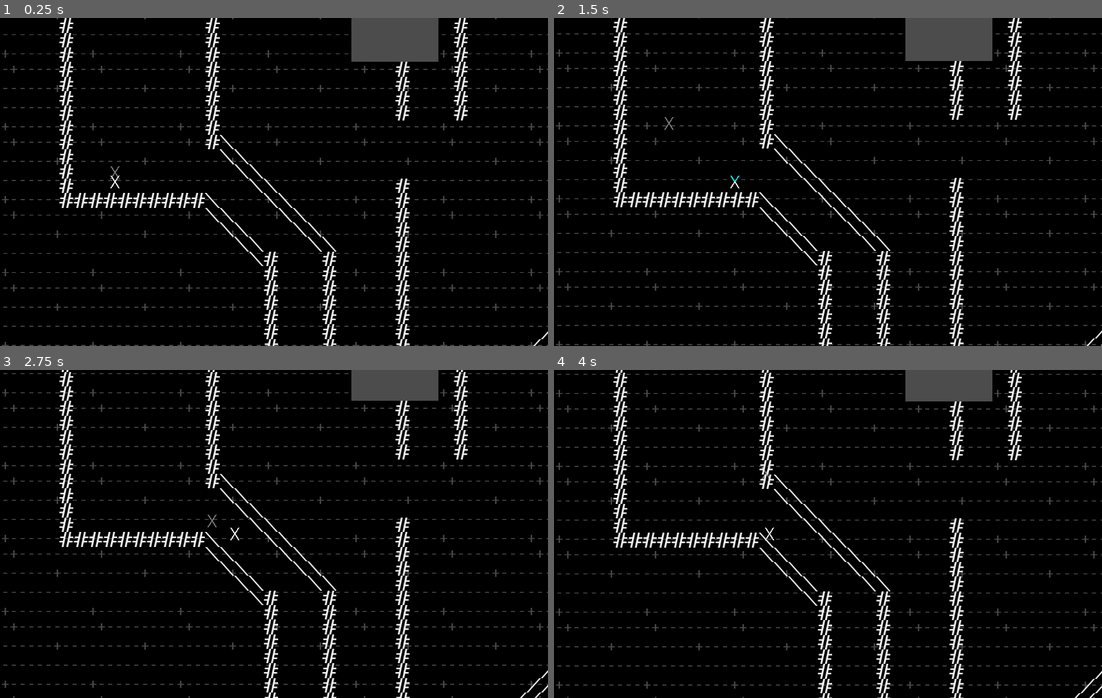
Above: before the commit, frames 1-4 (two rows, left to right).
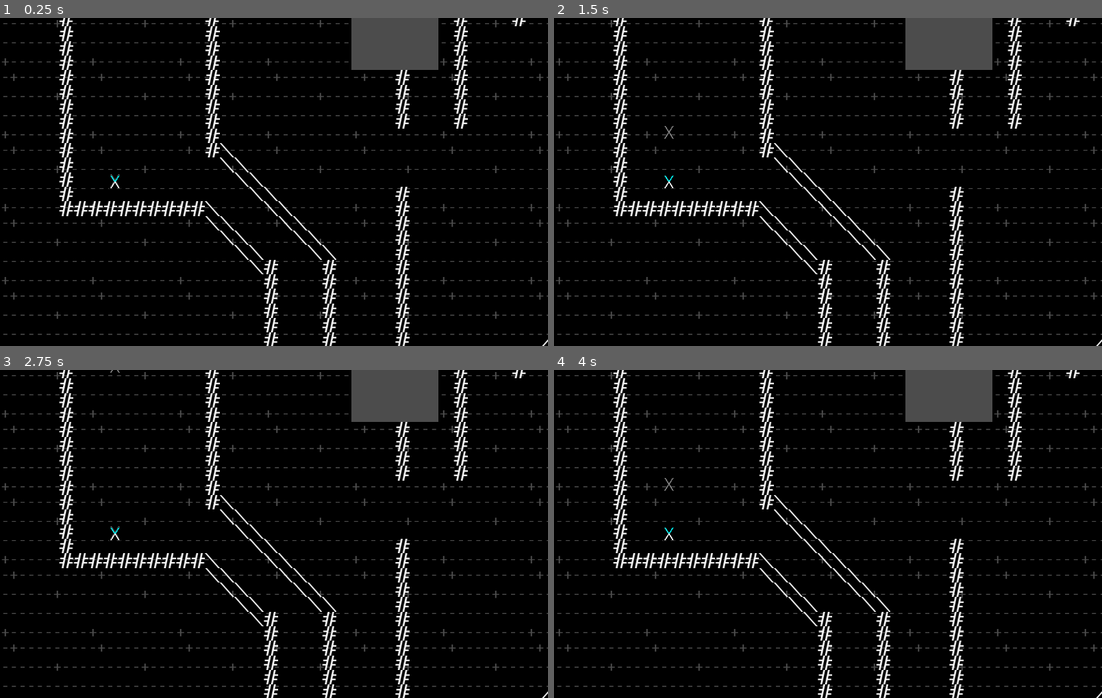
Above: after the commit, the same moments.

Repository: INeedAUniqueUsername/CaveX
Game: Godot game, scene res://stage.tscn
Two runs of this game, one before a commit and one after it. Both use one fixed random seed, a clock stepped at 60 frames per second and the inputs below.
Inputs:
- Up to frame 1 (0.25 s): no input
- Up to frame 2 (1.5 s): hold Right (ui_right) 0.53-1.28 s; hold Space (shoot) 0.53-1.28 s; hold Down (ui_down) from 1.28 s (still down); tap Space (shoot) at 1.35 s
- Up to frame 3 (2.75 s): tap Enter at 2 s; release Down (ui_down) at 2.03 s; hold Right (ui_right) from 2.03 s (still down); hold Space (shoot) from 2.03 s (still down)
- Up to frame 4 (4 s): release Right (ui_right) at 2.78 s; release Space (shoot) at 2.78 s; hold Up (ui_up) 2.78-3.53 s; tap Space (shoot) at 2.85 s; hold Left (ui_left) from 3.53 s (still down); hold Space (shoot) from 3.53 s (still down)

The runs differ from the first frame. In frame 1, 14% of the frame differs, in the area x 0-100%, y 0-100%; in frame 2, 14%; in frame 3, 14%; in frame 4, 14%.
Error before the commit: Invalid get index 'position' (on base: 'null instance'). (res://player.gd:122)
Error after the commit: Parse Error: The identifier "bullet" isn't declared in the current scope. (res://player.gd:165)

Commit message:
wave movement

Diff:
--- a/player.gd
+++ b/player.gd
@@ -46,7 +46,10 @@
 
 var MAX_SHOOT_POSE_TIME = 0.3
 
-var bullet = preload("res://bullet.tscn")
+var wave_up = load("res://wave_up.tscn")
+var wave_right = load("res://wave_right.tscn")
+var wave_down = load("res://wave_down.tscn")
+var wave_left = load("res://wave_left.tscn")
 
 var floor_h_velocity = 0.0
 onready var enemy = load("res://enemy.tscn")
@@ -57,10 +60,12 @@
 var boost_fuel_left = 0;
 var boost_fuel_max = 120;
 var boosting_time = 0;
+var boost_wave_interval = 6;
 
 var shoot_cooldown = 0;
 
 const MAX_SHOOT_COOLDOWN = 10;
+var tick = 0;
 
 # Use _input to toggle shooting mode
 # So that we don't need to query it every time
@@ -69,8 +74,47 @@
 		self.shooting = true
 	if event.is_action_released("shoot"):
 		self.shooting = false
-
+func boost_wave_time():
+	return tick%boost_wave_interval == 0
+
+func boost_wave_up():
+	if boost_wave_time():
+		var wave = wave_up.instance()
+		var pos = position + $wave_up_source.position
+		wave.position = pos
+		get_parent().call_deferred("add_child", wave)
+		wave.linear_velocity = Vector2(0, self.linear_velocity.y) + Vector2(0, 320)
+		add_collision_exception_with(wave)
+
+func boost_wave_down():
+	if boost_wave_time():
+		var wave = wave_down.instance()
+		var pos = position + $wave_down_source.position
+		wave.position = pos
+		get_parent().call_deferred("add_child", wave)
+		wave.linear_velocity = Vector2(0, self.linear_velocity.y) + Vector2(0, -320)
+		add_collision_exception_with(wave)
+
+func boost_wave_right():
+	if boost_wave_time():
+		var wave = wave_right.instance()
+		var pos = position + $wave_right_source.position
+		wave.position = pos
+		get_parent().call_deferred("add_child", wave)
+		wave.linear_velocity = Vector2(self.linear_velocity.x, 0) + Vector2(-320, 0)
+		add_collision_exception_with(wave)
+
+func boost_wave_left():
+	if boost_wave_time():
+		var wave = wave_left.instance()
+		var pos = position + $wave_left_source.position
+		wave.position = pos
+		get_parent().call_deferred("add_child", wave)
+		wave.linear_velocity = Vector2(self.linear_velocity.x, 0) + Vector2(320, 0)
+		add_collision_exception_with(wave)
+		return;
 func _integrate_forces(s):
+	tick += 1;
 	var lv = s.get_linear_velocity()
 	var step = s.get_step()
 
@@ -147,18 +191,32 @@
 		if(boosting_time == 0):
 			fuel_used = 3;
 
+		var boosted = false;
+
 		if boost_up:
 			#Positive is down
 			if lv.y/30 > -8:
 				#Decrement speed until we reach max ascent speed at 4 pixels
 				lv.y -= accel
-				boost_fuel_left -= fuel_used;
+				#boost_fuel_left -= fuel_used;
+				boosted = true;
+				boost_wave_up()
 		if boost_down:
 			if lv.y/30 < 4:
 				#Accelerate down
 				lv.y += accel
-				boost_fuel_left -= fuel_used;
+				#boost_fuel_left -= fuel_used
+				boosted = true;
+				boost_wave_down()
+			elif lv.y/30 > 4:
+				#Decrement speed until we reach max ascent speed at 4 pixels
+				lv.y -= accel
+				#boost_fuel_left -= fuel_used;
+				boosted = true;
 		boosting_time += 1;
+
+		#If we use both boosts simultaneously, then some fuel is free
+		if boosted: boost_fuel_left -= fuel_used
 	if boost_fuel_left < boost_fuel_max && !(boost_up || boost_down):
 		if on_floor:
 			boost_fuel_left += 3;
@@ -184,9 +242,13 @@
 		if disable_time == 0 && move_left and not move_right:
 			if lv.x > -WALK_MAX_VELOCITY:
 				lv.x -= WALK_ACCEL * step
+			boost_wave_left()
+
 		elif disable_time == 0 && move_right and not move_left:
 			if lv.x < WALK_MAX_VELOCITY:
 				lv.x += WALK_ACCEL * step
+			boost_wave_right()
+
 		else:
 			var xv = abs(lv.x)
 			xv -= WALK_DEACCEL * step
@@ -199,9 +261,11 @@
 		if move_left and not move_right && disable_time == 0:
 			if lv.x > -WALK_MAX_VELOCITY:
 				lv.x -= AIR_ACCEL * step
+				boost_wave_left()
 		elif move_right and not move_left && disable_time == 0:
 			if lv.x < WALK_MAX_VELOCITY:
 				lv.x += AIR_ACCEL * step
+				boost_wave_right()
 		#else:
 
 			#var xv = abs(lv.x)
@@ -210,15 +274,6 @@
 			#	xv = 0
 			#lv.x = sign(lv.x) * xv
 
-	# Update siding
-	if new_siding_left != siding_left:
-		if new_siding_left:
-			$sprite.scale.x = -1
-		else:
-			$sprite.scale.x = 1
-
-		siding_left = new_siding_left
-
 	# Change animation
 	if new_anim != anim:
 		anim = new_anim
--- a/player.tscn
+++ b/player.tscn
@@ -33,8 +33,7 @@
 "values": [ 0, 5 ]
 }
 
-[sub_resource type="Animation" id=3]
-resource_name = "down"
+[sub_resource type="Animation" id=4]
 length = 0.2
 loop = true
 tracks/0/type = "value"
@@ -65,8 +64,7 @@
 "values": [ 0 ]
 }
 
-[sub_resource type="Animation" id=5]
-resource_name = "left"
+[sub_resource type="Animation" id=6]
 length = 0.2
 loop = true
 tracks/0/type = "value"
@@ -82,8 +80,7 @@
 "values": [ 0, 4 ]
 }
 
-[sub_resource type="Animation" id=6]
-resource_name = "right"
+[sub_resource type="Animation" id=7]
 length = 0.2
 loop = true
 tracks/0/type = "value"
@@ -99,8 +96,7 @@
 "values": [ 0, 2 ]
 }
 
-[sub_resource type="Animation" id=7]
-resource_name = "up"
+[sub_resource type="Animation" id=8]
 length = 0.2
 loop = true
 tracks/0/type = "value"
@@ -194,20 +190,20 @@
 
 [node name="anim" type="AnimationPlayer" parent="."]
 playback_speed = 1.5
-anims/disabled = SubResource( 10 )
-anims/down = SubResource( 3 )
-anims/idle = SubResource( 4 )
-anims/left = SubResource( 5 )
-anims/right = SubResource( 6 )
-anims/up = SubResource( 7 )
+anims/disabled = SubResource( 3 )
+anims/down = SubResource( 4 )
+anims/idle = SubResource( 5 )
+anims/left = SubResource( 6 )
+anims/right = SubResource( 7 )
+anims/up = SubResource( 8 )
 
 [node name="Trail" type="Particles2D" parent="."]
-material = SubResource( 8 )
+material = SubResource( 9 )
 z_index = -1
 amount = 2
 lifetime = 5.0
 local_coords = false
-process_material = SubResource( 9 )
+process_material = SubResource( 10 )
 texture = ExtResource( 9 )
 
 [node name="wave_up_source" type="Node2D" parent="."]
--- a/wave_down.tscn
+++ b/wave_down.tscn
@@ -1,6 +1,6 @@
 [gd_scene load_steps=6 format=2]
 
-[ext_resource path="res://bullet.gd" type="Script" id=1]
+[ext_resource path="res://wave_projectile.gd" type="Script" id=1]
 [ext_resource path="res://Down Bracket.png" type="Texture" id=2]
 
 [sub_resource type="CanvasItemMaterial" id=1]
@@ -25,7 +25,7 @@
 tracks/0/imported = false
 tracks/0/enabled = true
 tracks/0/keys = {
-"times": PoolRealArray( 1.31 ),
+"times": PoolRealArray( 1 ),
 "transitions": PoolRealArray( 1 ),
 "values": [ {
 "args": [  ],
@@ -39,7 +39,7 @@
 tracks/1/imported = false
 tracks/1/enabled = true
 tracks/1/keys = {
-"times": PoolRealArray( 0, 1.03 ),
+"times": PoolRealArray( 0, 1 ),
 "transitions": PoolRealArray( 1, 1 ),
 "update": 0,
 "values": [ Color( 1, 1, 1, 1 ), Color( 1, 1, 1, 0 ) ]
@@ -58,11 +58,15 @@
 }
 
 [node name="Down Wave" type="RigidBody2D"]
+collision_layer = 2
 gravity_scale = 0.0
 continuous_cd = 2
+contacts_reported = 3
+contact_monitor = true
 script = ExtResource( 1 )
 
 [node name="Particles2D" type="Particles2D" parent="."]
+visible = false
 material = SubResource( 1 )
 lifetime = 0.3
 speed_scale = 3.0
@@ -77,9 +81,11 @@
 polygon = PoolVector2Array( 2.83295, 10.928, 10.2426, -10.7919, 6.28323, -10.9616, 0.513905, 4.70613, -5.99073, -11.0747, -10.1198, -11.1878, -2.08795, 10.9845 )
 
 [node name="Timer" type="Timer" parent="."]
+wait_time = 0.5
 one_shot = true
 
 [node name="anim" type="AnimationPlayer" parent="."]
 anims/shutdown = SubResource( 3 )
 
+[connection signal="body_entered" from="." to="." method="_on_body_entered"]
 [connection signal="timeout" from="Timer" to="." method="disable"]
--- a/wave_left.tscn
+++ b/wave_left.tscn
@@ -1,6 +1,6 @@
 [gd_scene load_steps=6 format=2]
 
-[ext_resource path="res://bullet.gd" type="Script" id=1]
+[ext_resource path="res://wave_projectile.gd" type="Script" id=1]
 [ext_resource path="res://Left Bracket.png" type="Texture" id=2]
 
 [sub_resource type="CanvasItemMaterial" id=1]
@@ -25,7 +25,7 @@
 tracks/0/imported = false
 tracks/0/enabled = true
 tracks/0/keys = {
-"times": PoolRealArray( 1.31 ),
+"times": PoolRealArray( 1 ),
 "transitions": PoolRealArray( 1 ),
 "values": [ {
 "args": [  ],
@@ -39,7 +39,7 @@
 tracks/1/imported = false
 tracks/1/enabled = true
 tracks/1/keys = {
-"times": PoolRealArray( 0, 1.03 ),
+"times": PoolRealArray( 0, 1 ),
 "transitions": PoolRealArray( 1, 1 ),
 "update": 0,
 "values": [ Color( 1, 1, 1, 1 ), Color( 1, 1, 1, 0 ) ]
@@ -58,11 +58,15 @@
 }
 
 [node name="wave_left" type="RigidBody2D"]
+collision_layer = 2
 gravity_scale = 0.0
 continuous_cd = 2
+contacts_reported = 3
+contact_monitor = true
 script = ExtResource( 1 )
 
 [node name="Particles2D" type="Particles2D" parent="."]
+visible = false
 material = SubResource( 1 )
 lifetime = 0.3
 speed_scale = 3.0
@@ -77,9 +81,11 @@
 polygon = PoolVector2Array( 8.71537, -12.5453, 8.71537, -8.41627, -4.35045, 0.0680275, 8.8285, 7.93014, 9.05474, 12.6248, -8.81884, 2.38707, -9.10165, -2.59039 )
 
 [node name="Timer" type="Timer" parent="."]
+wait_time = 0.5
 one_shot = true
 
 [node name="anim" type="AnimationPlayer" parent="."]
 anims/shutdown = SubResource( 3 )
 
+[connection signal="body_entered" from="." to="." method="_on_body_entered"]
 [connection signal="timeout" from="Timer" to="." method="disable"]
--- /dev/null
+++ b/wave_projectile.gd
@@ -0,0 +1,19 @@
+extends RigidBody2D
+
+# Member variables
+var disabled = false
+
+func disable():
+	if disabled:
+		return
+	$anim.play("shutdown")
+	disabled = true
+
+func _ready():
+	$Timer.start()
+
+
+func _on_body_entered(body):
+	queue_free()
+	if body is RigidBody2D:
+		body.linear_velocity += linear_velocity;
--- a/wave_right.tscn
+++ b/wave_right.tscn
@@ -1,6 +1,6 @@
 [gd_scene load_steps=6 format=2]
 
-[ext_resource path="res://bullet.gd" type="Script" id=1]
+[ext_resource path="res://wave_projectile.gd" type="Script" id=1]
 [ext_resource path="res://Right Bracket.png" type="Texture" id=2]
 
 [sub_resource type="CanvasItemMaterial" id=1]
@@ -25,7 +25,7 @@
 tracks/0/imported = false
 tracks/0/enabled = true
 tracks/0/keys = {
-"times": PoolRealArray( 1.31 ),
+"times": PoolRealArray( 1 ),
 "transitions": PoolRealArray( 1 ),
 "values": [ {
 "args": [  ],
@@ -58,11 +58,15 @@
 }
 
 [node name="Right Wave" type="RigidBody2D"]
+collision_layer = 2
 gravity_scale = 0.0
 continuous_cd = 2
+contacts_reported = 3
+contact_monitor = true
 script = ExtResource( 1 )
 
 [node name="Particles2D" type="Particles2D" parent="."]
+visible = false
 material = SubResource( 1 )
 lifetime = 0.3
 speed_scale = 3.0
@@ -77,9 +81,11 @@
 polygon = PoolVector2Array( 3.62479, 0.12459, -8.70572, 7.7039, -8.98853, 12.6248, 9.11131, 2.44363, 8.99818, -2.59039, -8.98853, -12.6019, -8.76228, -5.9841, 3.51167, -0.610716 )
 
 [node name="Timer" type="Timer" parent="."]
+wait_time = 0.5
 one_shot = true
 
 [node name="anim" type="AnimationPlayer" parent="."]
 anims/shutdown = SubResource( 3 )
 
+[connection signal="body_entered" from="." to="." method="_on_body_entered"]
 [connection signal="timeout" from="Timer" to="." method="disable"]
--- a/wave_up.tscn
+++ b/wave_up.tscn
@@ -1,6 +1,6 @@
 [gd_scene load_steps=6 format=2]
 
-[ext_resource path="res://bullet.gd" type="Script" id=1]
+[ext_resource path="res://wave_projectile.gd" type="Script" id=1]
 [ext_resource path="res://Up Bracket.png" type="Texture" id=2]
 
 [sub_resource type="CanvasItemMaterial" id=1]
@@ -10,8 +10,6 @@
 flag_disable_z = true
 spread = 0.0
 gravity = Vector3( 0, 0, 0 )
-initial_velocity = 1.0
-angular_velocity = 38.0
 orbit_velocity = 0.0
 orbit_velocity_random = 0.0
 scale = 0.8
@@ -25,7 +23,7 @@
 tracks/0/imported = false
 tracks/0/enabled = true
 tracks/0/keys = {
-"times": PoolRealArray( 1.31 ),
+"times": PoolRealArray( 1 ),
 "transitions": PoolRealArray( 1 ),
 "values": [ {
 "args": [  ],
@@ -33,7 +31,7 @@
 } ]
 }
 tracks/1/type = "value"
-tracks/1/path = NodePath("sprite:modulate")
+tracks/1/path = NodePath("../sprite:modulate")
 tracks/1/interp = 1
 tracks/1/loop_wrap = true
 tracks/1/imported = false
@@ -45,7 +43,7 @@
 "values": [ Color( 1, 1, 1, 1 ), Color( 1, 1, 1, 0 ) ]
 }
 tracks/2/type = "value"
-tracks/2/path = NodePath("Particles2D:self_modulate")
+tracks/2/path = NodePath("../Particles2D:self_modulate")
 tracks/2/interp = 1
 tracks/2/loop_wrap = true
 tracks/2/imported = false
@@ -58,11 +56,15 @@
 }
 
 [node name="Down Wave" type="RigidBody2D"]
+collision_layer = 2
 gravity_scale = 0.0
 continuous_cd = 2
+contacts_reported = 3
+contact_monitor = true
 script = ExtResource( 1 )
 
 [node name="Particles2D" type="Particles2D" parent="."]
+visible = false
 material = SubResource( 1 )
 lifetime = 0.3
 speed_scale = 3.0
@@ -77,9 +79,11 @@
 polygon = PoolVector2Array( -10.8076, 8.38197, -5.09493, 8.52018, -0.211502, -3.64233, 6.14617, 8.70446, 11.306, 8.75053, 2.23021, -9.30895, -2.19252, -9.26288, -10.393, 5.7099 )
 
 [node name="Timer" type="Timer" parent="."]
+wait_time = 0.5
 one_shot = true
 
 [node name="anim" type="AnimationPlayer" parent="."]
 anims/shutdown = SubResource( 3 )
 
+[connection signal="body_entered" from="." to="." method="_on_body_entered"]
 [connection signal="timeout" from="Timer" to="." method="disable"]
Not shown: 3 places in player.tscn that only renumber resources
